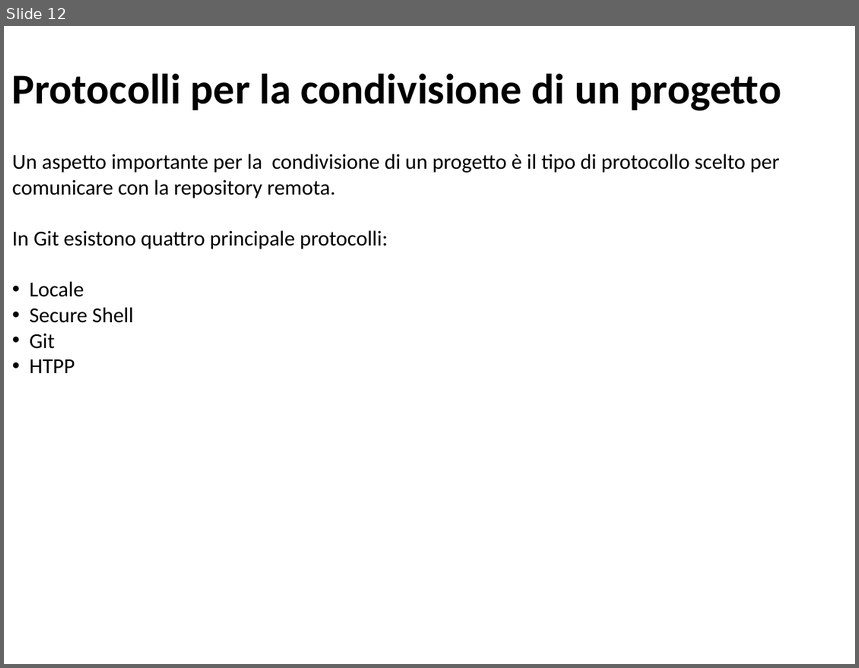
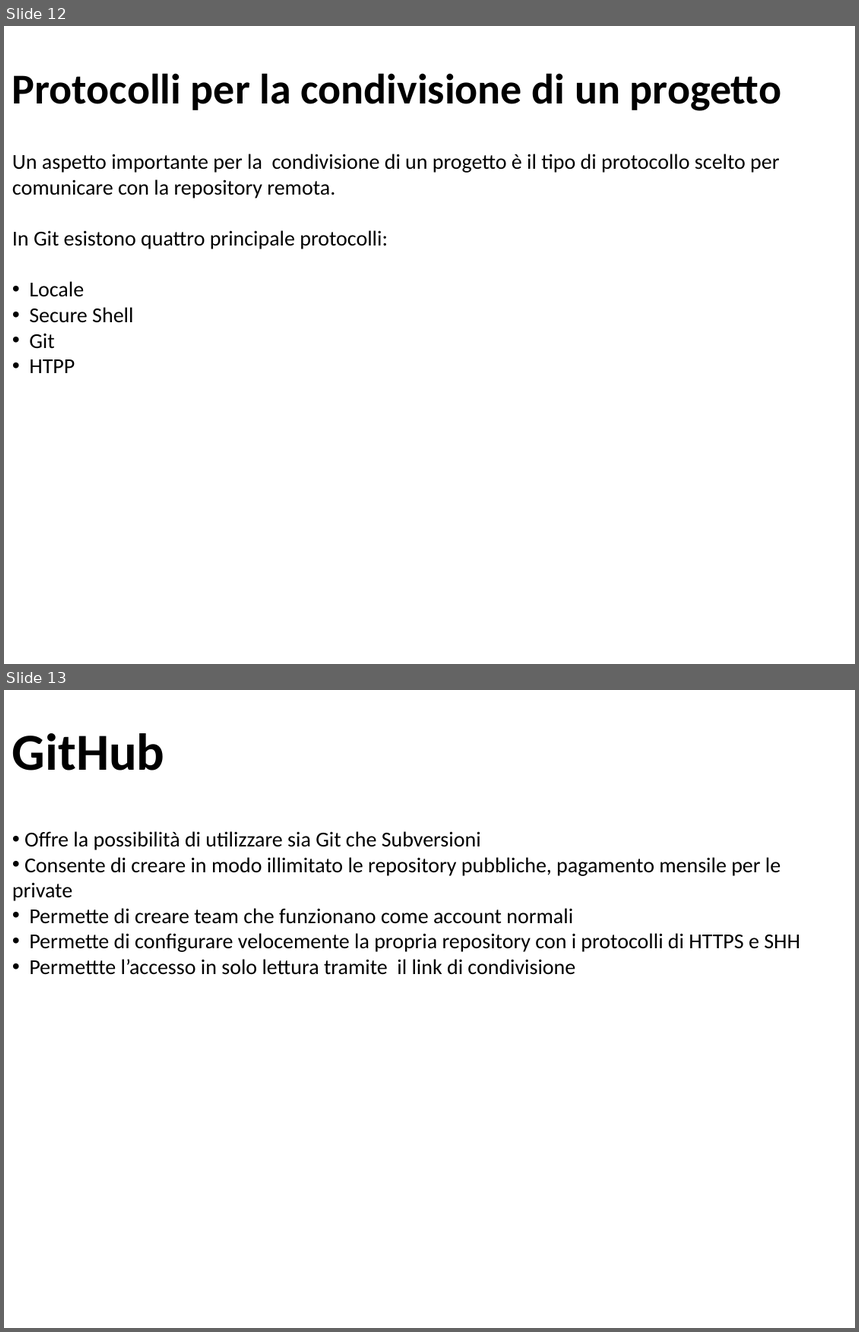
Before and after one commit to IlPep/PresentazioneLaurea, a slide deck: Presentazione tesi.pptx. Shown one above the other, each under a label of ours: slide 12 before the commit, slides 12 and 13 after it. The pictures are 859x668 and 859x1332 pixels, drawn with LibreOffice and Linux fonts; fonts in the diff are those of the drawing. Boxes give left, top, right and bottom in pixels: in the first picture for what was removed or moved away, otherwise in the second. Text is boxed around its words. In the diff, an @@ line names an element or a change of style, - is before the commit and + after.

```diff
--- a/Presentazione tesi.pptx
+++ b/Presentazione tesi.pptx
@@ slide 13 added at (x1=4, y1=690, x2=855, y2=1328), background #FFFFFF @@
@@ text added at (x1=12, y1=733, x2=165, y2=771), 44 pt, text #000000, bold @@
+GitHub
@@ text added at (x1=12, y1=831, x2=800, y2=975), 18 pt, text #000000 @@
+• Offre la possibilità di utilizzare sia Git che Subversioni
+• Consente di creare in modo illimitato le repository pubbliche, pagamento mensile per le private
+• Permette di creare team che funzionano come account normali
+• Permette di configurare velocemente la propria repository con i protocolli di HTTPS e SHH
+• Permettte l’accesso in solo lettura tramite il link di condivisione
```
Also in this commit, not shown: 2 other slides added, 1 slide removed.
